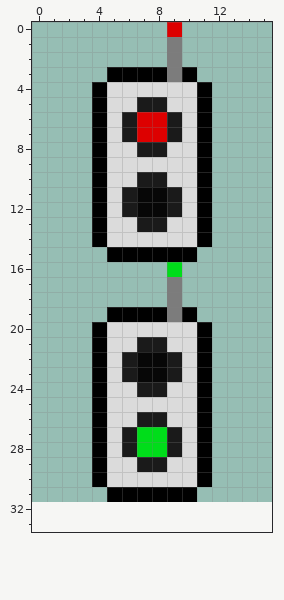
Pixel-art sprite: Assets/Sprites/Button.png. The first picture shows the starting point.
The file is 16x32 pixels. The old version is drawn lined up with the new one, on the new canvas.
The result:
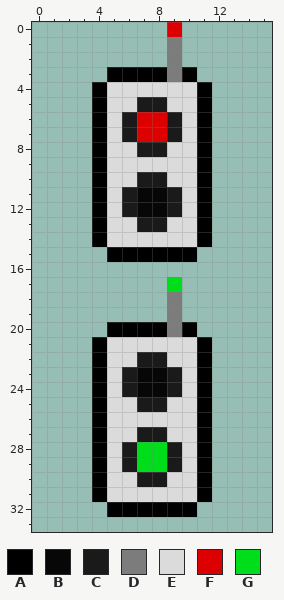
Palette (. is transparent): A #000000  B #070707  C #1a1a1a  D #7c7c7c  E #dbdbdb  F #dd0000  G #00dd1a
Log entry: add edge shader for button highlighting
From old to new:
canvas 16x32 -> 16x34
The author put colour A in row 31 at x 4 and 11; in row 32 at x 5 to 10.
Colour E becomes colour A in row 20 at x 5 to 8 and 10.
Colour C becomes colour B in row 24 at x 7 to 8.
Colour B becomes colour C in row 22 at x 7 to 8.
Colour E becomes colour C in row 24 at x 6 and 9; in row 25 at x 7 to 8; in row 29 at x 6 and 9; in row 30 at x 7 to 8.
Colour G becomes colour C in row 27 at x 7 to 8.
Colour E becomes colour D in row 20 at x 9.
Colour A becomes colour E in row 31 at x 5 to 10.
Colour C becomes colour E in row 21 at x 7 to 8; in row 22 at x 6 and 9; in row 26 at x 7 to 8; in row 27 at x 6 and 9.
Colour C becomes colour G in row 29 at x 7 to 8.
Colour D becomes colour G in row 17 at x 9.
Colour A is removed in row 19 at x 5 to 8 and 10; in row 20 at x 4 and 11.
Colour G is removed in row 16 at x 9.
Changed places in both pictures, as pixel boxes (x1, y1, x2, y2):
changed: (92, 262, 212, 517)
